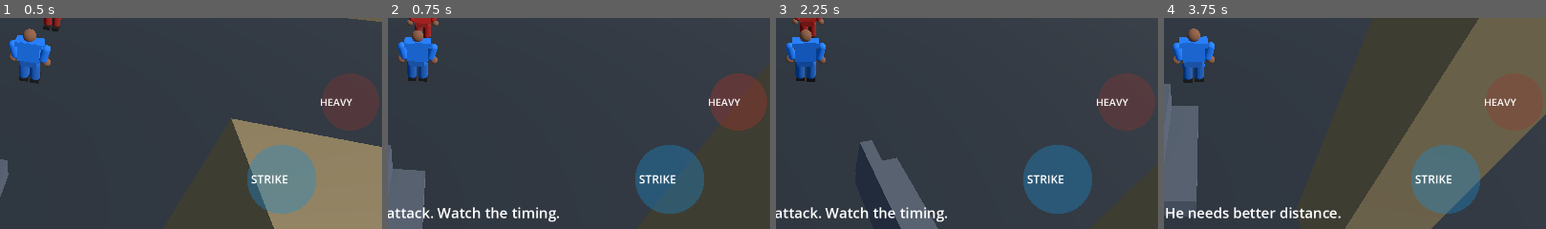
Above: before the commit, frames 1-4 (left to right).
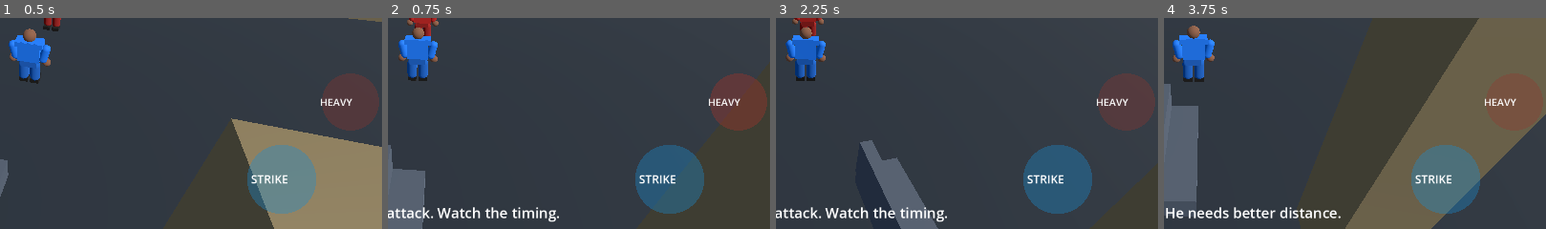
Above: after the commit, the same moments.

Repository: bensonwanimo92-coder/CHENJENI-FRIENDS
Game: Godot game, scene res://scenes/main.tscn
The game is run twice, just before and just after one commit, with the same random seed, the same clock (stepped at 60 frames per second) and the same inputs.
Inputs (mouse positions are % of the whole screen's width and height, from its top left):
- Up to frame 1 (0.5 s): no input
- Up to frame 2 (0.75 s): tap Enter (ui_accept) at 0.5 s; move the mouse to (72, 44) at 0.52 s; hold D (move_right) from 0.53 s (still down); tap Space (attack) at 0.6 s; click (72, 44) at 0.67 s
- Up to frame 3 (2.25 s): tap Enter (ui_accept) at 0.77 s; release D (move_right) at 1.25 s; drag from (30, 54) to (45, 70) at 1.27 s; move the mouse to (60, 27) at 2.02 s; hold D (move_right) from 2.03 s (still down); tap Space (attack) at 2.1 s
- Up to frame 4 (3.75 s): release D (move_right) at 2.75 s; drag from (45, 70) to (20, 34) at 2.77 s; move the mouse to (80, 64) at 3.52 s; hold A (move_left) from 3.53 s (still down); tap Space (attack) at 3.6 s
The pictures show only the part of the screen within x 46-96%, y 42-91%; the shares and areas given below are measured in that part.

Frame 1 is identical in both runs. In frame 2, 0.6% of the frame differs, in the area x 2-13%, y 4-31%; in frame 3, 0.6%; in frame 4, 0.6%, in the area x 2-14%, y 3-31%.

Commit message:
Restore animation driver visual pivot for articulated fighters

Diff:
--- a/StreetLegendGodot/scripts/main.gd
+++ b/StreetLegendGodot/scripts/main.gd
@@ -359,10 +359,12 @@
 		add_child(beam)
 
 func _build_fighter_visual(root: Node3D, tint: Color, is_player: bool) -> void:
-	# Stylized articulated placeholder silhouette built from distinct body parts (not a capsule).
+	# Keep a stable visual pivot so the animation driver can pose the complete silhouette.
+	var visual := Node3D.new()
+	visual.name = "PlaceholderBody"
+	root.add_child(visual)
 	var skin := Color(0.48, 0.31, 0.22)
 	var outfit := tint.darkened(0.22)
-	var accent := tint.lightened(0.28)
 	var head := MeshInstance3D.new()
 	head.name = "Head"
 	var headmesh := SphereMesh.new()
@@ -373,7 +375,7 @@
 	var skinmat := StandardMaterial3D.new()
 	skinmat.albedo_color = skin
 	head.material_override = skinmat
-	root.add_child(head)
+	visual.add_child(head)
 	var torso := MeshInstance3D.new()
 	torso.name = "Torso"
 	var chest := BoxMesh.new()
@@ -384,7 +386,7 @@
 	clothmat.albedo_color = tint
 	clothmat.roughness = 0.82
 	torso.material_override = clothmat
-	root.add_child(torso)
+	visual.add_child(torso)
 	var hips := MeshInstance3D.new()
 	var hipmesh := BoxMesh.new()
 	hipmesh.size = Vector3(0.48, 0.28, 0.32)
@@ -393,7 +395,7 @@
 	var pantsmat := StandardMaterial3D.new()
 	pantsmat.albedo_color = outfit
 	hips.material_override = pantsmat
-	root.add_child(hips)
+	visual.add_child(hips)
 	for side in [-1.0, 1.0]:
 		var arm := MeshInstance3D.new()
 		var armmesh := CapsuleMesh.new()
@@ -403,7 +405,7 @@
 		arm.position = Vector3(side * 0.46, 1.12, 0.02)
 		arm.rotation.z = side * -0.22
 		arm.material_override = clothmat
-		root.add_child(arm)
+		visual.add_child(arm)
 		var hand := MeshInstance3D.new()
 		var handmesh := SphereMesh.new()
 		handmesh.radius = 0.13
@@ -411,7 +413,7 @@
 		hand.mesh = handmesh
 		hand.position = Vector3(side * 0.52, 0.79, -0.03)
 		hand.material_override = skinmat
-		root.add_child(hand)
+		visual.add_child(hand)
 		var leg := MeshInstance3D.new()
 		var legmesh := CapsuleMesh.new()
 		legmesh.radius = 0.16
@@ -419,7 +421,7 @@
 		leg.mesh = legmesh
 		leg.position = Vector3(side * 0.18, 0.42, 0.0)
 		leg.material_override = pantsmat
-		root.add_child(leg)
+		visual.add_child(leg)
 		var boot := MeshInstance3D.new()
 		var bootmesh := BoxMesh.new()
 		bootmesh.size = Vector3(0.28, 0.14, 0.38)
@@ -428,12 +430,11 @@
 		var bootmat := StandardMaterial3D.new()
 		bootmat.albedo_color = Color(0.06, 0.055, 0.045)
 		boot.material_override = bootmat
-		root.add_child(boot)
-	# Shoulder accents make the player and enemies easier to read at distance.
+		visual.add_child(boot)
 	var shoulder := MeshInstance3D.new()
 	var shoulder_mesh := BoxMesh.new()
 	shoulder_mesh.size = Vector3(0.82, 0.16, 0.38)
 	shoulder.mesh = shoulder_mesh
 	shoulder.position.y = 1.43
 	shoulder.material_override = clothmat
-	root.add_child(shoulder)
+	visual.add_child(shoulder)
